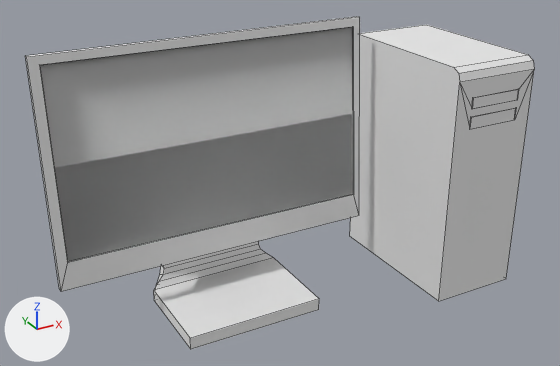
The OBJ model public/models/computer.obj: old version first, new version second.
The view is the same before and after, from a 50 mm lens placed at (-3.46, -8.33, 5.25), pointed at (0.57, -1.0, 1.59). Arrows for +X, +Y and +Z are at lower left; the lights stay in place. Mesh edges are drawn as thin lines. Where no turn or scale is listed for an object, it has been applied to the vertices.

Script lines for the objects in view, before the commit:
```python
me_cube = bpy.data.meshes.new('Cube')
me_cube.from_pydata(...)  # 84 vertices, 68 faces; spans x -2.0..3.37, y -2.03..-0.03, z 0.02..3.28
me_cube.materials.append(mat_material)  # white #e7e7e7
# before: 40 (0.9, -0.51, 0.85), 41 (0.9, -0.41, 2.15), 44 (-0.89, -0.51, 0.85), 45 (-0.89, -0.41, 2.15), 52 (-1.89, -0.4, 3.18) at pixel (39, 64)
# before: 53 (1.91, -0.4, 3.17) at pixel (352, 26), 54 (1.91, -0.55, 0.97) at pixel (352, 194), 55 (-1.89, -0.55, 0.98) at pixel (67, 261)
ob_cube = bpy.data.objects.new('Cube', me_cube)
ob_cube.location = (0.0, 0.0, 0.0)
```
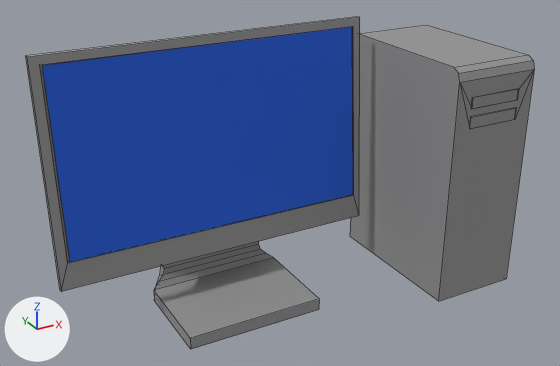
The newer file is also turned or shifted as a whole; pictures and numbers use the older file's frame.

What differs and where, as boxes (x1, y1, x2, y2) in the pictures (560 x 366 px; the box of a moved part takes in the faces that stretch with it):
'Fläche.001', added (blue)
    after: (42, 27, 353, 262)
part 1 of me_cube, moved or reshaped
    before: (40, 27, 353, 262)
    after: (40, 31, 314, 262)
part 2 of me_cube, recoloured
    both: (25, 17, 534, 349)

The change, as a list of edits to the scene's bpy script:
```text
Add mat_material_015:
    mat_material_015 = principled_material('Material.015')
    mat_material_015.base_color = (0.301, 0.301, 0.301)  # grey #959595
    mat_material_015.roughness = 1.0
Add mat_material_016:
    mat_material_016 = principled_material('Material.016')
    mat_material_016.base_color = (0.0411, 0.175, 0.8)  # blue #3974e7
    mat_material_016.metallic = 0.505
    mat_material_016.roughness = 0.997
Change me_cube:
    where me_cube.from_pydata(...)  # 84 vertices, 68 faces; spans x -2.0..3.37, y -2.03..-0.03, z 0.02..3.28
    used by ob_cube; location = (0.0, 0.0, 0.0)
    verts and faces of me_cube; kept vertices keep their numbers, new ones are numbered from 84
    me_cube part 1
    add delete_faces([(40, 44, 45, 41), (52, 53, 54, 55)])
    add faces += [(40, 41, 45, 44), (52, 55, 54, 53)]
    me_cube part 2: 68 faces spanning x -2.0..3.37, y -2.03..-0.03, z 0.02..3.28 switch from mat_material (white #e7e7e7) to mat_material_015 (grey #959595)
Add me_fläche_001:
    me_fläche_001.from_pydata([(-2.45, -0.6, 0.99), (1.31, -0.6, 0.99), (1.31, -0.43, 3.18), (-2.45, -0.43, 3.18)], [], [(0, 1, 2, 3)])
    me_fläche_001.materials.append(mat_material_016)  # blue #3974e7
Add ob_fläche_001:
    ob_fläche_001 = bpy.data.objects.new('Fläche.001', me_fläche_001)
    ob_fläche_001.location = (0.583, 0.0, 0.0)
```
